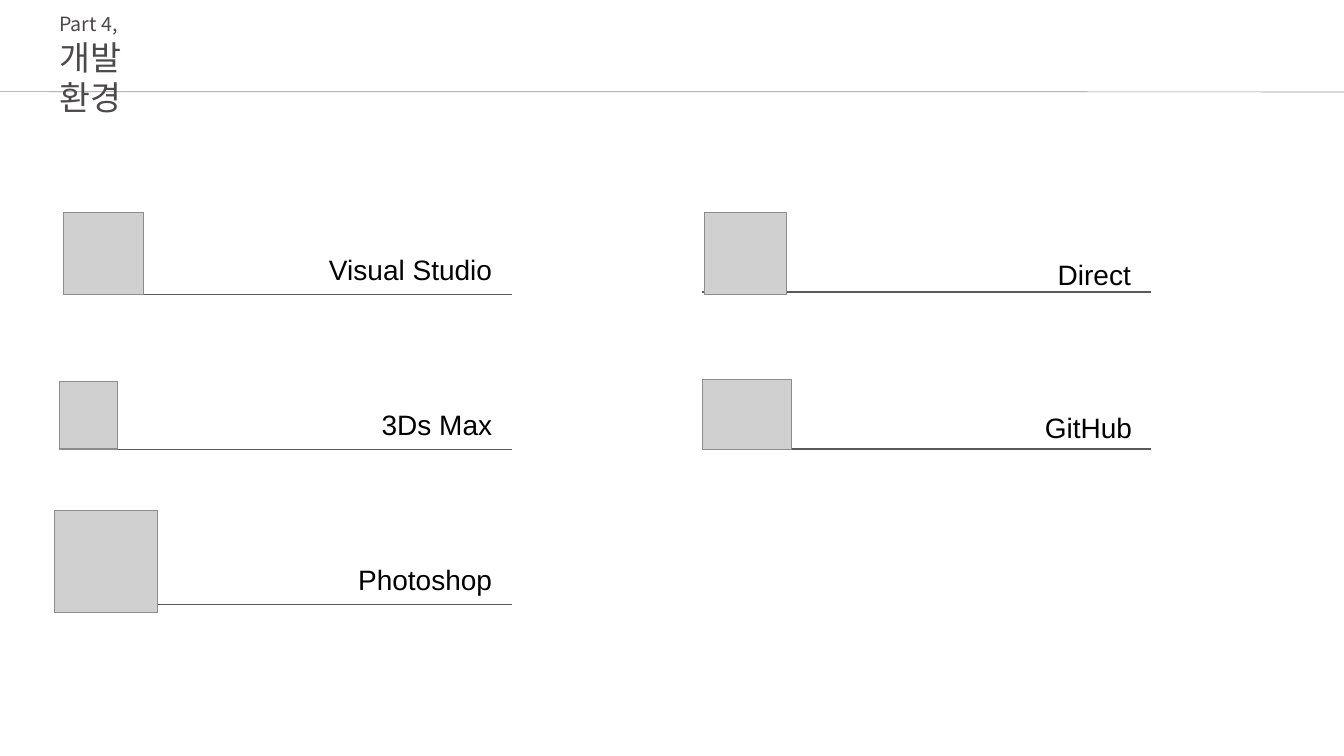
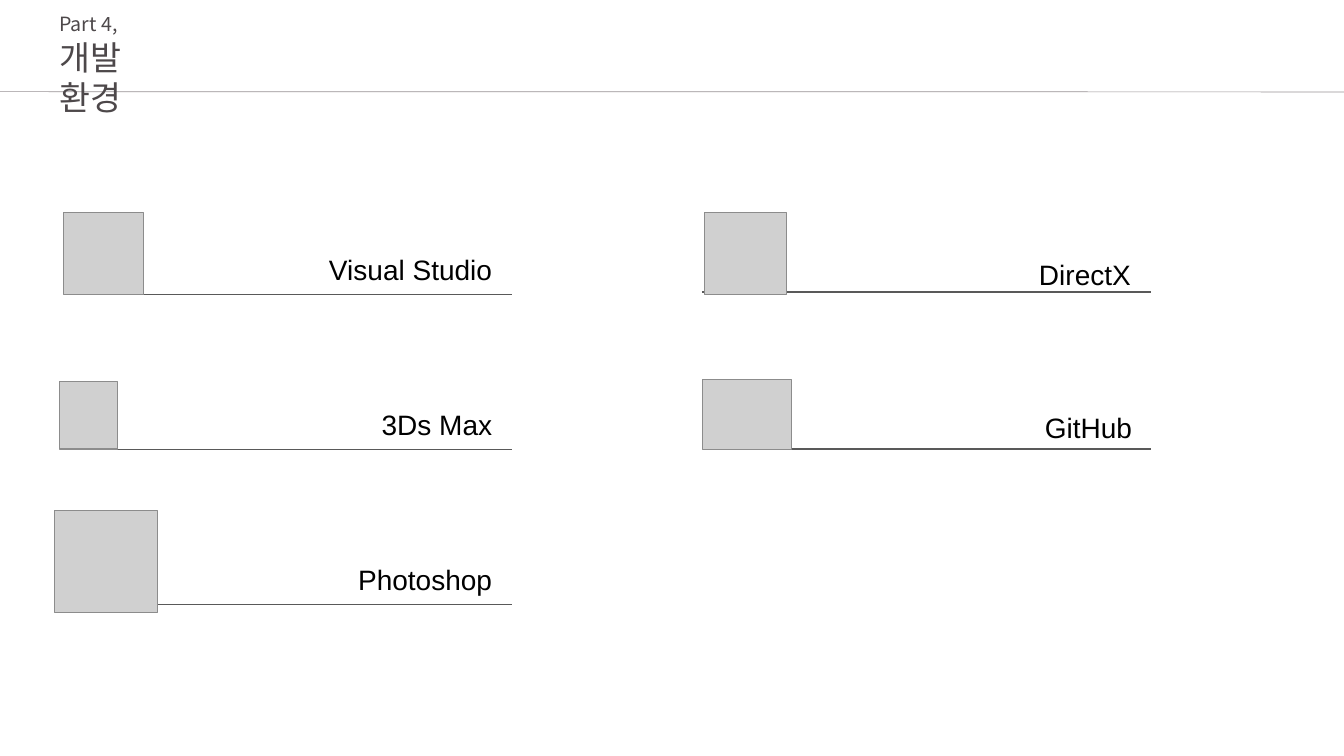
Before and after one commit to ghk01214/KPUFinalGame-deprecated-, a slide deck: slide 11 of docs/졸작 1.0.2.pptx (slide 10 before the commit). Drawn at 1344x756 pixels with LibreOffice and Linux fonts; fonts in the diff are those of the drawing; grey boxes stand for pictures. Boxes give left, top, right and bottom in pixels: in the first picture for what was removed or moved away, otherwise in the second. Text is boxed around its words. In the diff, an @@ line names an element or a change of style, - is before the commit and + after.

```diff
--- a/docs/졸작 1.0.2.pptx
+++ b/docs/졸작 1.0.2.pptx
@@ text at [1039,264,1131,286]: text changed @@
-Direct
+DirectX
```
Also in this commit, not shown: 4 other slides changed, 1 slide added.
